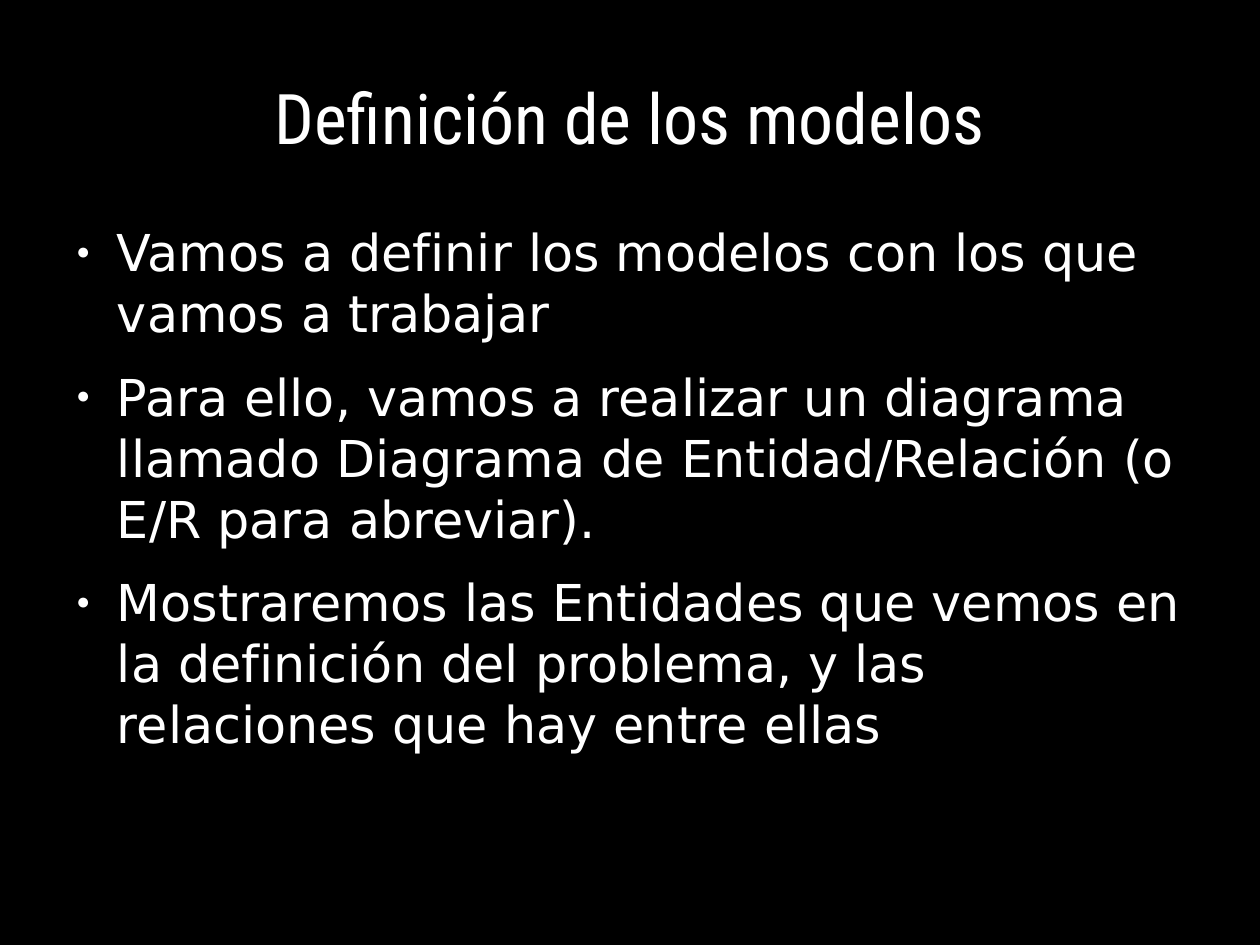
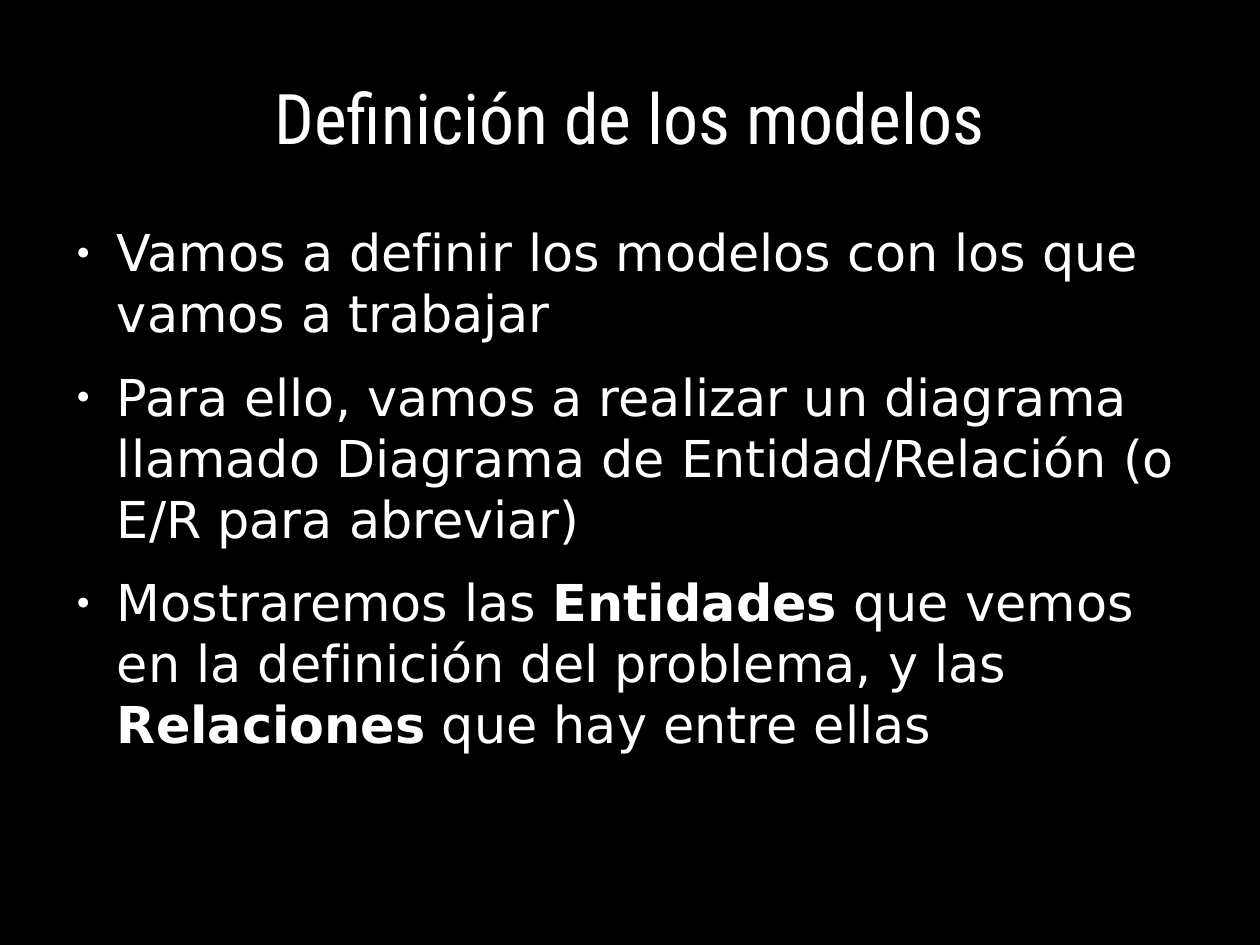
Before and after one commit to euribates/curso-django, a slide deck: slide 33 of presentacion/curso_django.odp (slide 32 before the commit). Drawn at 1260x945 pixels with LibreOffice and Linux fonts; fonts in the diff are those of the drawing. Boxes give left, top, right and bottom in pixels: in the first picture for what was removed or moved away, otherwise in the second. Text is boxed around its words. In the diff, an @@ line names an element or a change of style, - is before the commit and + after.

```diff
--- a/presentacion/curso_django.odp
+++ b/presentacion/curso_django.odp
@@ text at [117,377,1174,754]: text changed @@
-● Para ello, vamos a realizar un diagrama llamado Diagrama de Entidad/Relación (o E/R para abreviar).
-● Mostraremos las Entidades que vemos en la definición del problema, y las relaciones que hay entre ellas
+● Para ello, vamos a realizar un diagrama llamado Diagrama de Entidad/Relación (o E/R para abreviar)
+● Mostraremos las Entidades que vemos en la definición del problema, y las Relaciones que hay entre ellas
```
Also in this commit, not shown: 61 other slides changed, 4 slides added, 1 other file.
